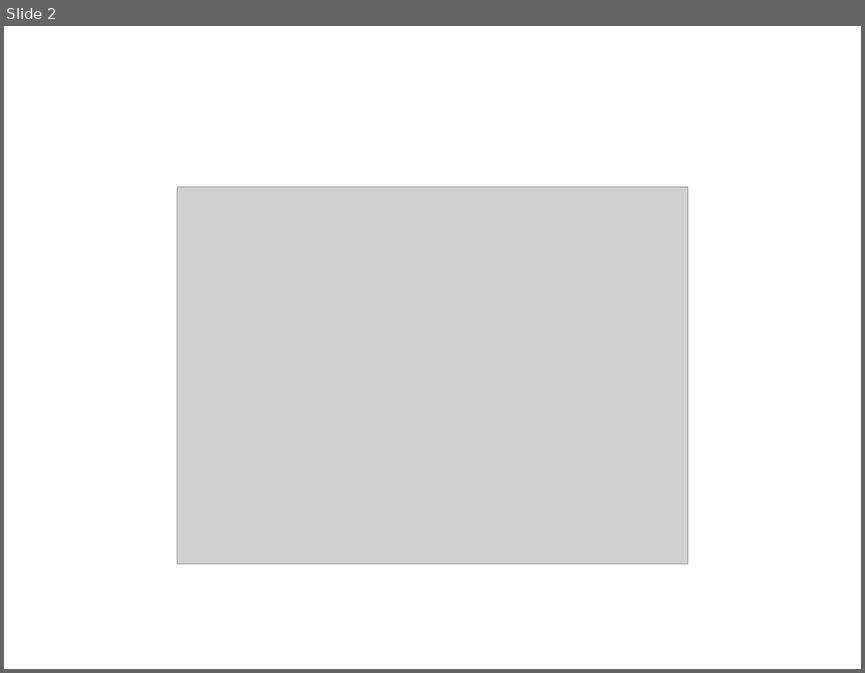
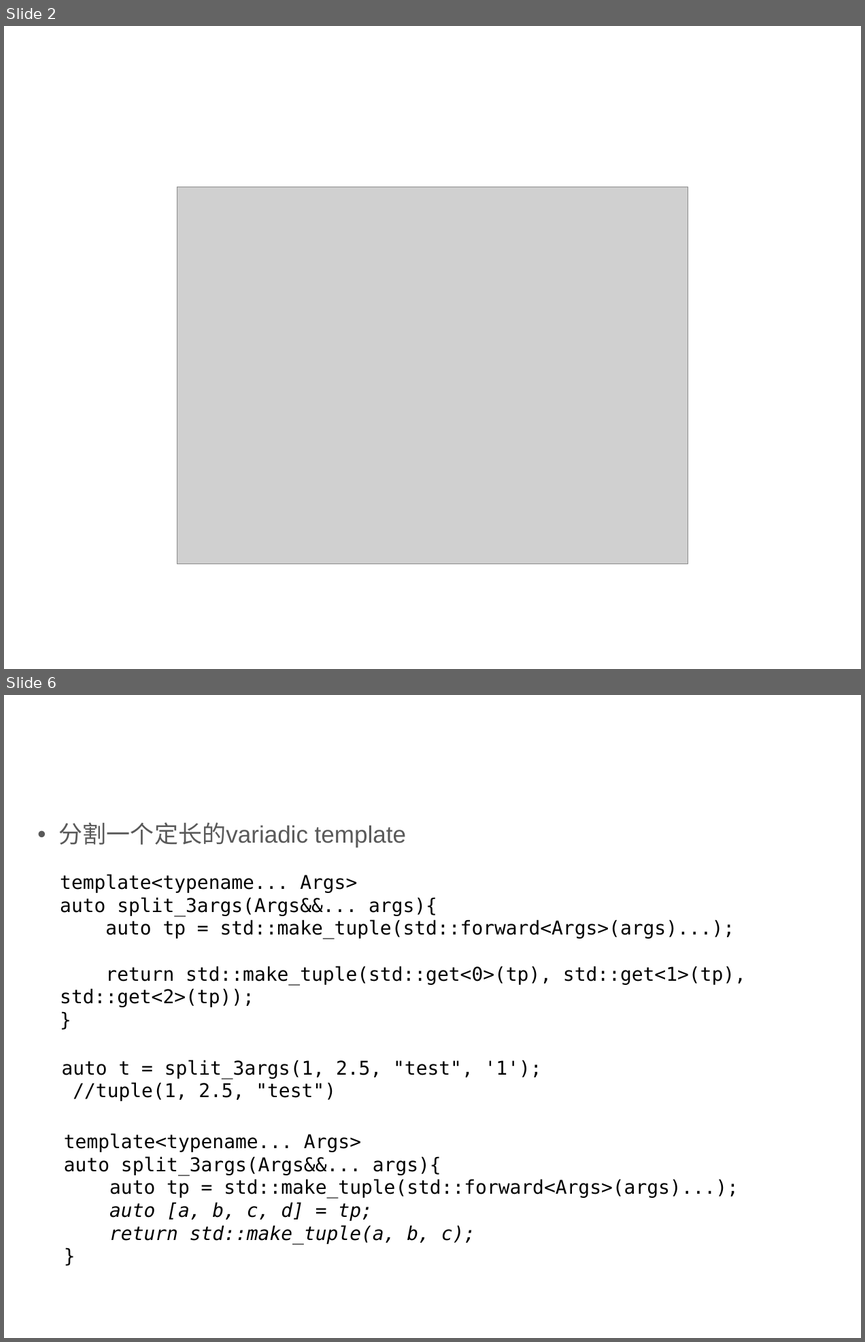
Before and after one commit to qicosmos/cppcon2017, a slide deck: CPP-Summit.pptx. Shown one above the other, each under a label of ours: slide 2 before the commit, slides 2 and 6 after it; the slides between them are not shown. The pictures are 865x673 and 865x1342 pixels, drawn with LibreOffice and Linux fonts; fonts in the diff are those of the drawing; grey boxes stand for pictures; background and template pictures are left out. Boxes give left, top, right and bottom in pixels: in the first picture for what was removed or moved away, otherwise in the second. Text is boxed around its words. In the diff, an @@ line names an element or a change of style, - is before the commit and + after.

```diff
--- a/CPP-Summit.pptx
+++ b/CPP-Summit.pptx
@@ slide 6 added at <box>4,695,861,1338</box>, background #FFFFFF @@
@@ text added at <box>29,724,644,763</box>, 24 pt, text #FFFFFF @@
+Variadic Template + Structured Binding
@@ text added at <box>59,822,406,847</box>, 20 pt, text #595959 @@
+• 分割一个定长的variadic template
@@ text added at <box>60,874,746,1007</box>, 16 pt, text #000000 @@
+template<typename... Args>
+auto split_3args(Args&&... args){
+auto tp = std::make_tuple(std::forward<Args>(args)...);
+return std::make_tuple(std::get<0>(tp), std::get<1>(tp), std::get<2>(tp));
+}
@@ text added at <box>62,1059,542,1101</box>, 16 pt, text #000000 @@
+auto t = split_3args(1, 2.5, "test", '1');
+//tuple(1, 2.5, "test")
@@ text added at <box>64,1133,738,1244</box>, 16 pt, text #000000 @@
+template<typename... Args>
+auto split_3args(Args&&... args){
+auto tp = std::make_tuple(std::forward<Args>(args)...);
+auto [a, b, c, d] = tp;
+return std::make_tuple(a, b, c);
+}
```
Also in this commit, not shown: 3 slides changed, 4 other slides added, 1 slide removed.
